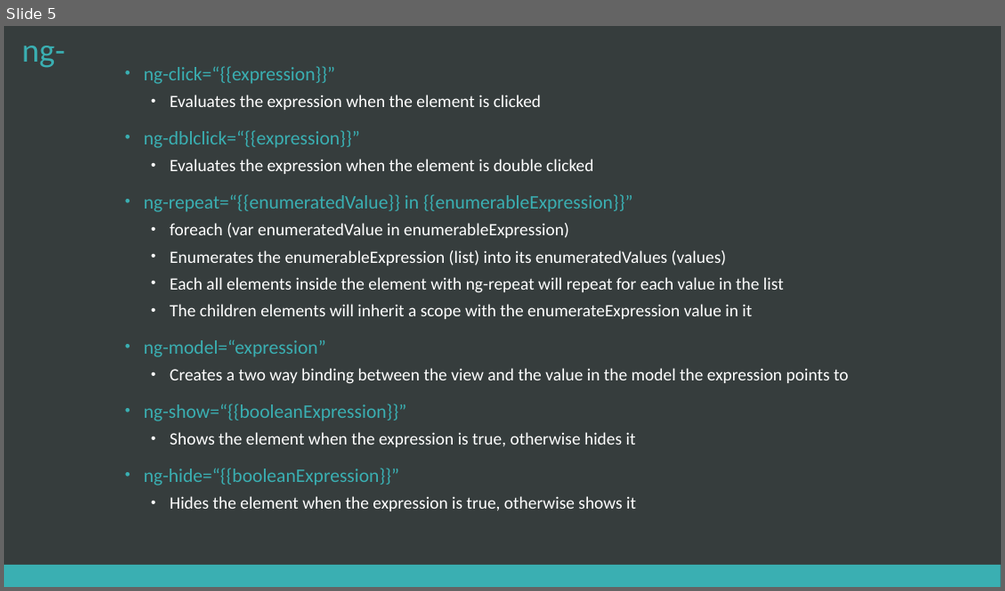
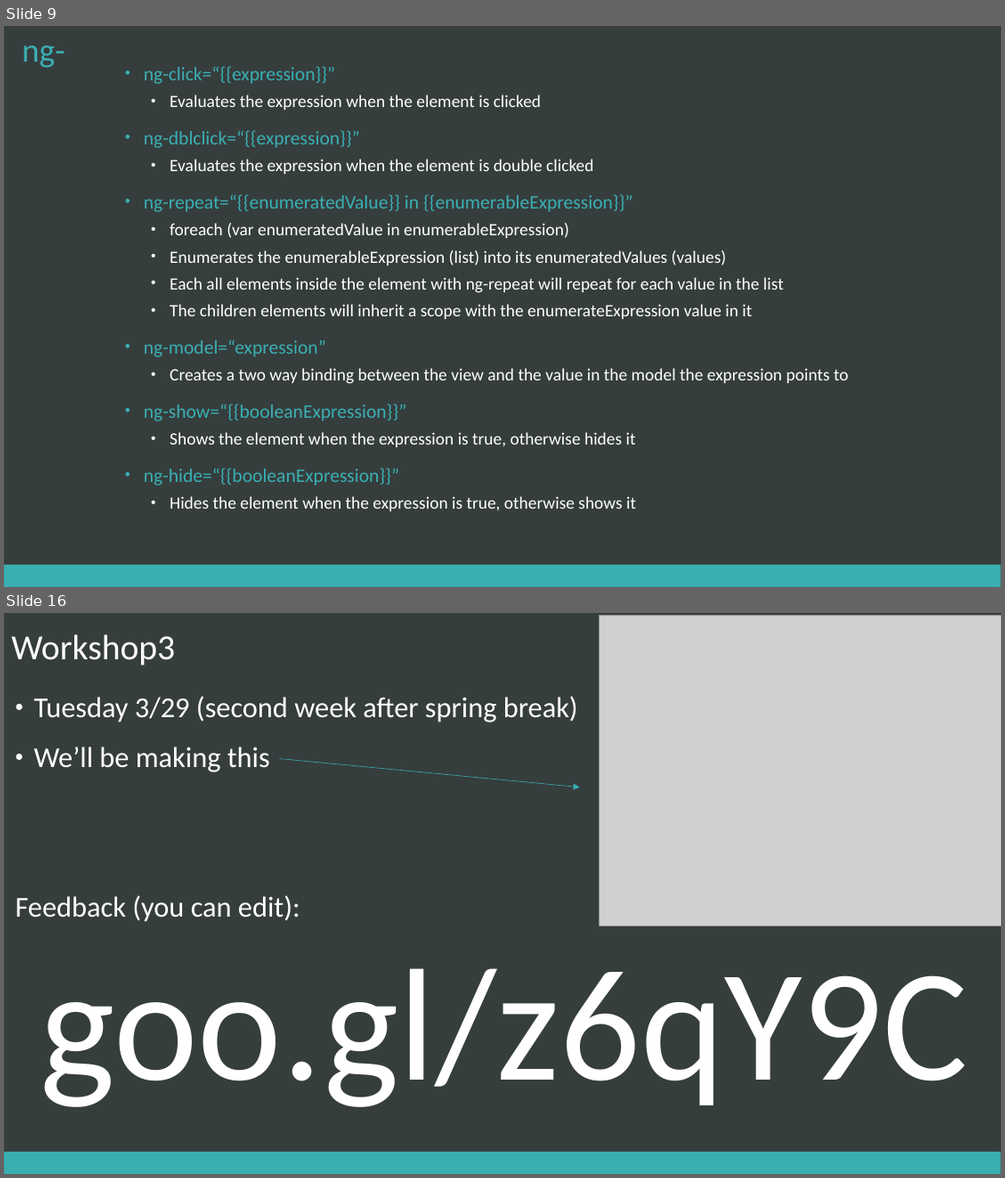
Before and after one commit to chcaru/workshop, a slide deck: workshop2/presentation.pptx. Shown one above the other, each under a label of ours: slide 5 before the commit, slides 9 and 16 after it; the slides between them are not shown. The pictures are 1005x591 and 1005x1178 pixels, drawn with LibreOffice and Linux fonts; fonts in the diff are those of the drawing; grey boxes stand for pictures. Boxes give left, top, right and bottom in pixels: in the first picture for what was removed or moved away, otherwise in the second. Text is boxed around its words. In the diff, an @@ line names an element or a change of style, - is before the commit and + after.

```diff
--- a/workshop2/presentation.pptx
+++ b/workshop2/presentation.pptx
@@ slide 16 added at <box>4,613,1001,1174</box>, background #363D3D; not listed: 1 template element that a slide beside it also shows @@
@@ title added at <box>11,634,175,666</box>, 34 pt, text #FFFFFF @@
+Workshop3
@@ picture added at <box>599,616,1001,926</box> @@
@@ text added at <box>16,696,967,1107</box>, 27.8 pt, text #FFFFFF @@
+• Tuesday 3/29 (second week after spring break)
+• We’ll be making this
+Feedback (you can edit):
+goo.gl/z6qY9C
@@ arrow added from (279, 759) to (580, 787), #3AAFB2 0.5 pt @@
@@ what was slide 5 is now slide 9 @@
```
Also in this commit, not shown: 4 slides changed, 9 other slides added, 6 other files.
